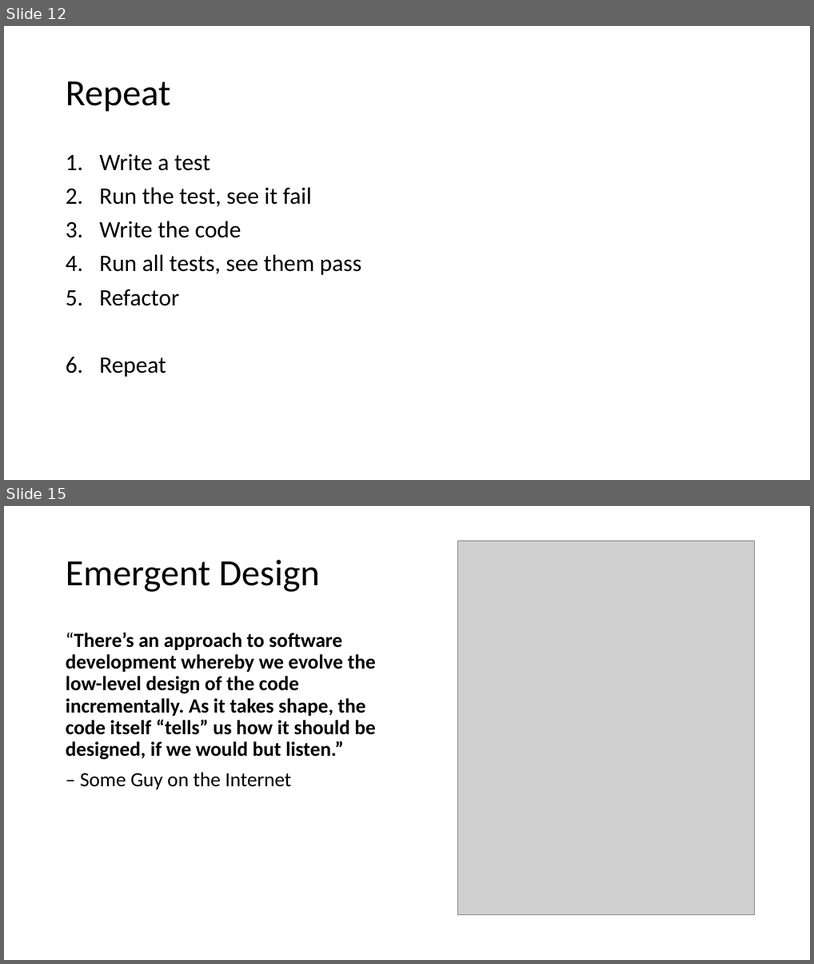
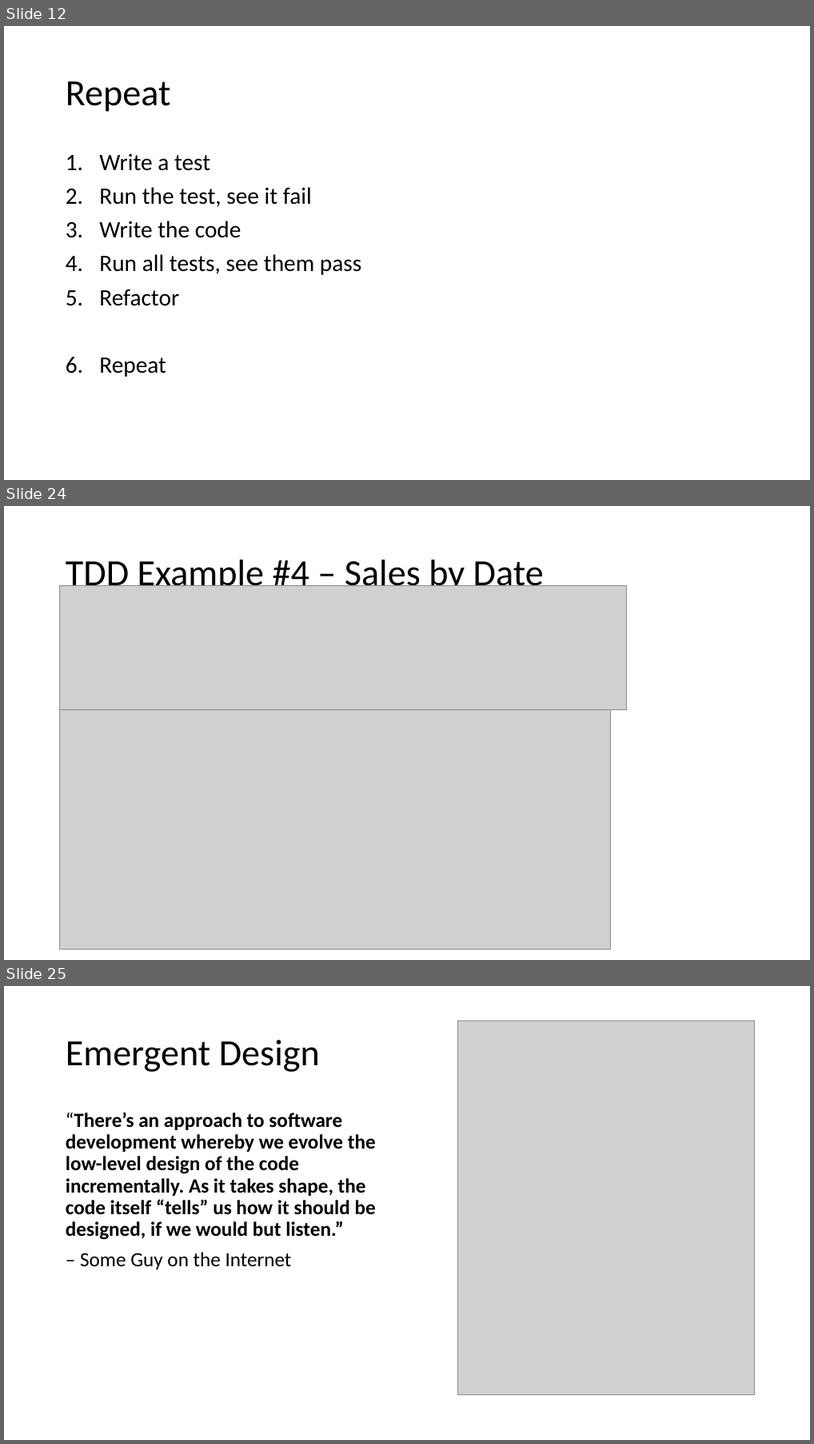
Before and after one commit to JoelViney/TestDrivenTalk, a slide deck: !Test Driven Development.pptx. Shown one above the other, each under a label of ours: slides 12 and 15 before the commit, slides 12, 24 and 25 after it; the slides between them are not shown. The pictures are 814x964 and 814x1444 pixels, drawn with LibreOffice and Linux fonts; fonts in the diff are those of the drawing; grey boxes stand for pictures. Boxes give left, top, right and bottom in pixels: in the first picture for what was removed or moved away, otherwise in the second. Text is boxed around its words. In the diff, an @@ line names an element or a change of style, - is before the commit and + after.

```diff
--- a/!Test Driven Development.pptx
+++ b/!Test Driven Development.pptx
@@ slide 24 added at <box>4,506,810,960</box>, background #FFFFFF @@
@@ title added at <box>66,560,544,595</box>, 44 pt, text #000000 @@
+TDD Example #4 – Sales by Date
@@ picture added at <box>60,585,627,709</box> @@
@@ picture added at <box>60,709,611,949</box> @@
@@ what was slide 15 is now slide 25 @@
```
Also in this commit, not shown: 9 slides changed, 10 other slides added, 1 slide removed, 20 other files.
